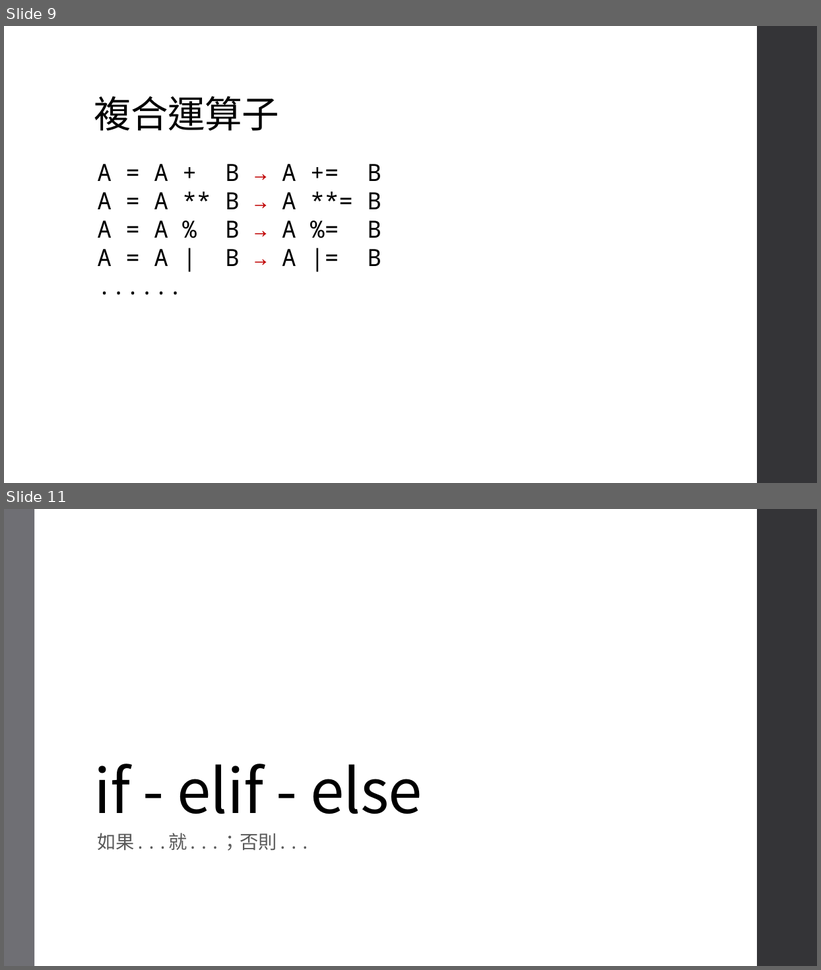
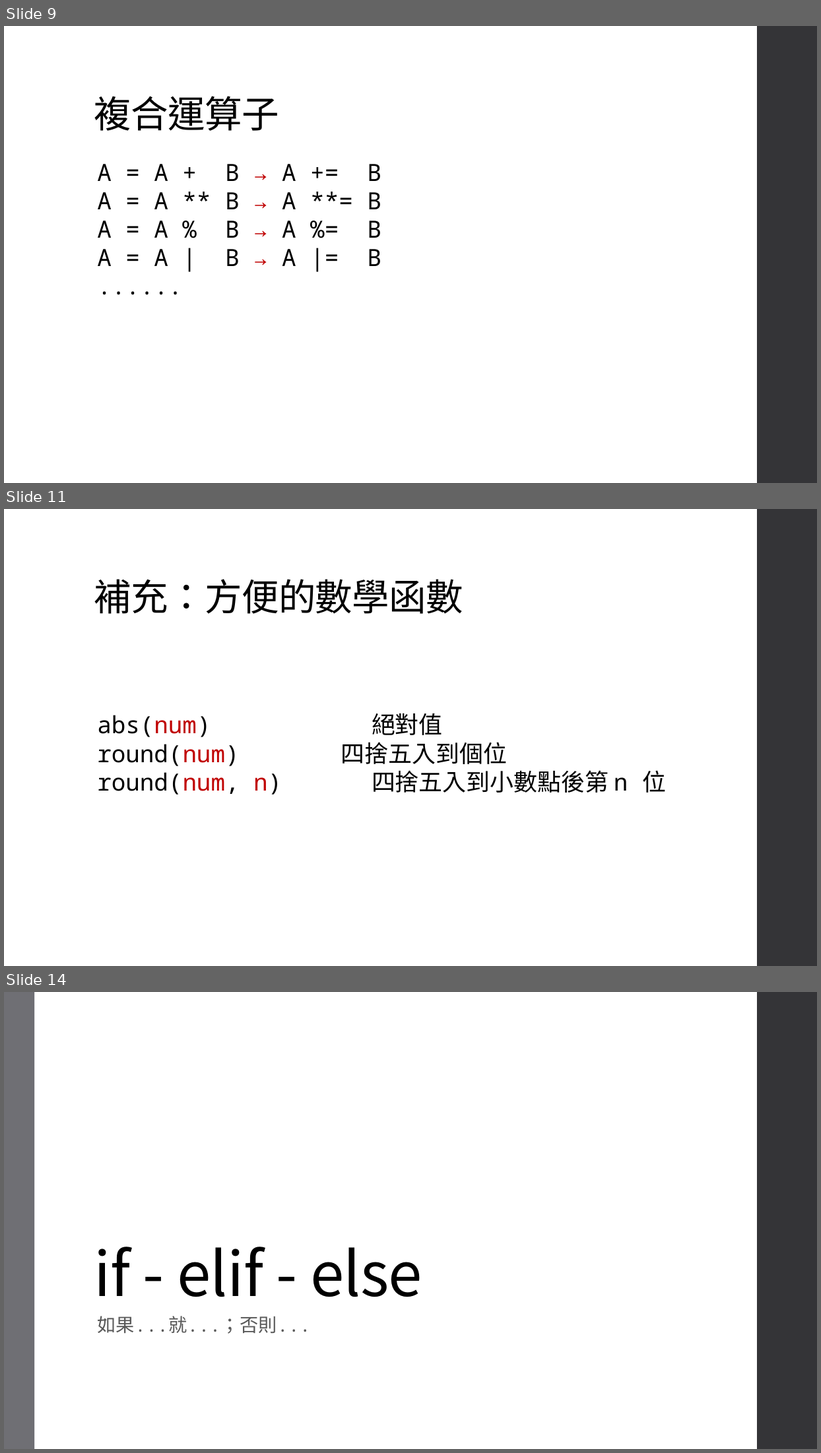
Before and after one commit to an920107/ServiceLearning, a slide deck: Class 3.pptx. Shown one above the other, each under a label of ours: slides 9 and 11 before the commit, slides 9, 11 and 14 after it; the slides between them are not shown. The pictures are 821x970 and 821x1453 pixels, drawn with LibreOffice and Linux fonts; fonts in the diff are those of the drawing. Boxes give left, top, right and bottom in pixels: in the first picture for what was removed or moved away, otherwise in the second. Text is boxed around its words. In the diff, an @@ line names an element or a change of style, - is before the commit and + after.

```diff
--- a/Class 3.pptx
+++ b/Class 3.pptx
@@ slide 11 added at [4,509,817,966], background #FFFFFF; not listed: 1 template element that a slide beside it also shows @@
@@ title added at [94,579,463,614], 44 pt, text #000000 @@
+補充：方便的數學函數
@@ text added at [97,714,666,793], 28 pt, text #000000 @@
+abs(num) 絕對值
+round(num) 四捨五入到個位
+round(num, n) 四捨五入到小數點後第 n 位
@@ what was slide 11 is now slide 14 @@
```
Also in this commit, not shown: 1 slide changed, 17 other slides added, 1 slide removed.
